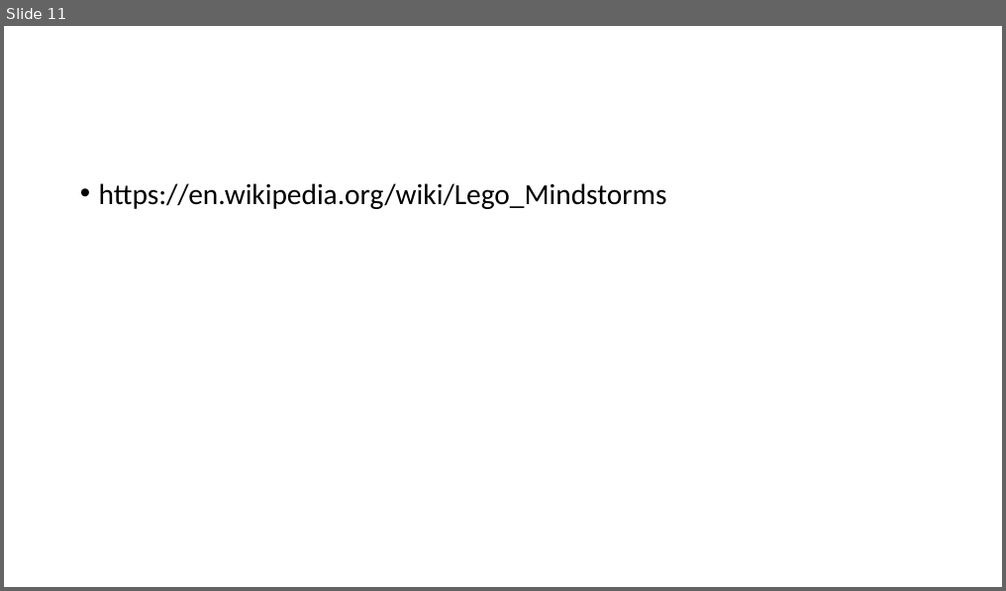
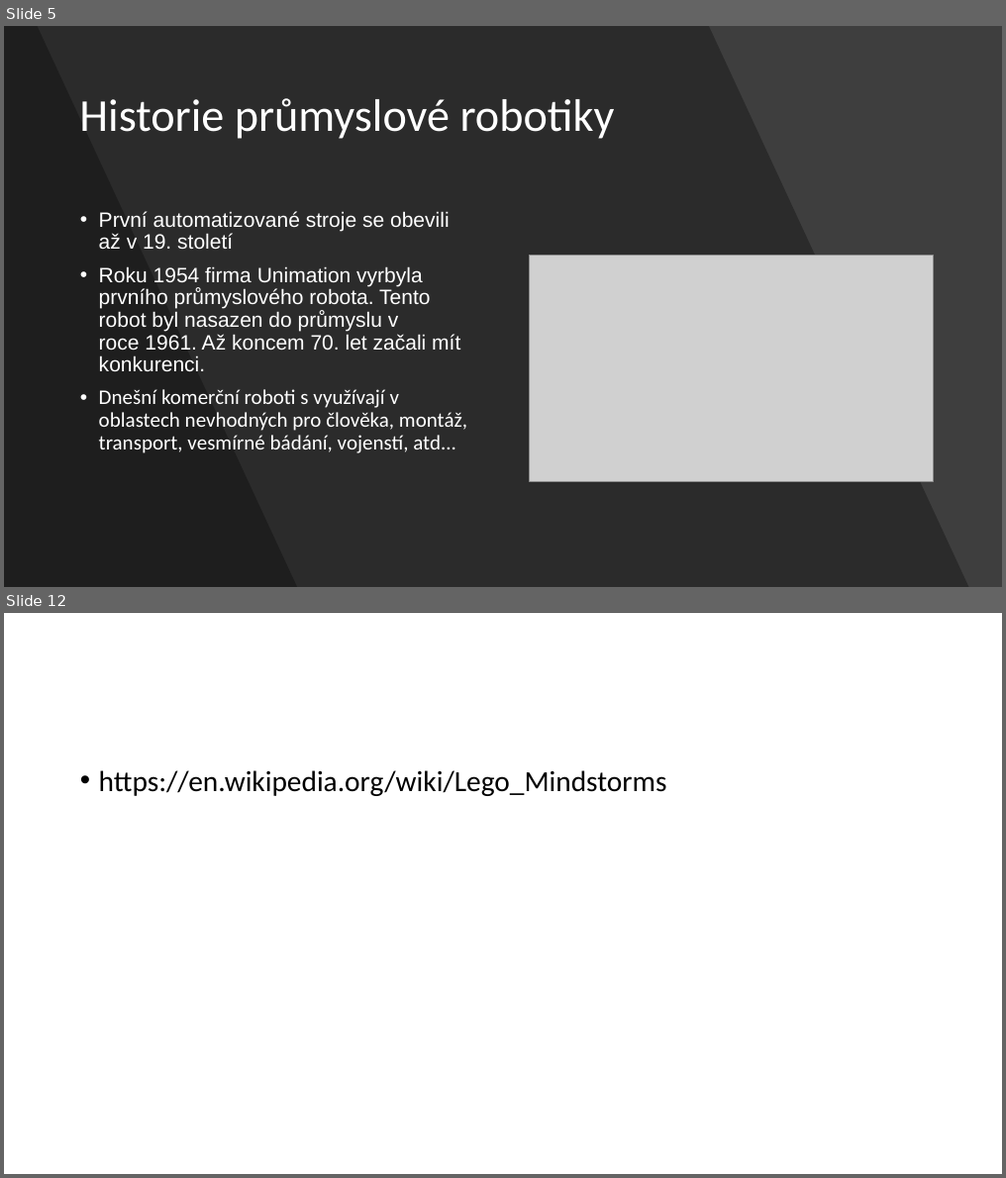
Before and after one commit to G4RG4M3L/pokus, a slide deck: Jost.pptx. Shown one above the other, each under a label of ours: slide 11 before the commit, slides 5 and 12 after it; the slides between them are not shown. The pictures are 1006x591 and 1006x1178 pixels, drawn with LibreOffice and Linux fonts; fonts in the diff are those of the drawing; grey boxes stand for pictures. Boxes give left, top, right and bottom in pixels: in the first picture for what was removed or moved away, otherwise in the second. Text is boxed around its words. In the diff, an @@ line names an element or a change of style, - is before the commit and + after.

```diff
--- a/Jost.pptx
+++ b/Jost.pptx
@@ slide 5 added at (4, 26, 1002, 587), background #454545 @@
@@ rectangle added at (4, 26, 1002, 587), fill #000000 at 9% opacity @@
@@ freeform shape added at (4, 26, 969, 587), fill #000000 at 30% opacity @@
@@ freeform shape added at (4, 26, 297, 587), fill #000000 at 30% opacity @@
@@ title added at (79, 98, 615, 139), 44 pt, text #FFFFFF @@
+Historie průmyslové robotiky
@@ text added at (99, 211, 467, 454), 20 pt, text #FFFFFF @@
+• První automatizované stroje se obevili až v 19. století
+• Roku 1954 firma Unimation vyrbyla prvního průmyslového robota. Tento robot byl nasazen do průmyslu v roce 1961. Až koncem 70. let začali mít konkurenci.
+• Dnešní komerční roboti s využívají v oblastech nevhodných pro člověka, montáž, transport, vesmírné bádání, vojenstí, atd...
@@ picture added at (530, 255, 934, 481) @@
@@ what was slide 11 is now slide 12 @@
```
Also in this commit, not shown: 1 slide changed, 4 other slides added, 4 slides removed.
